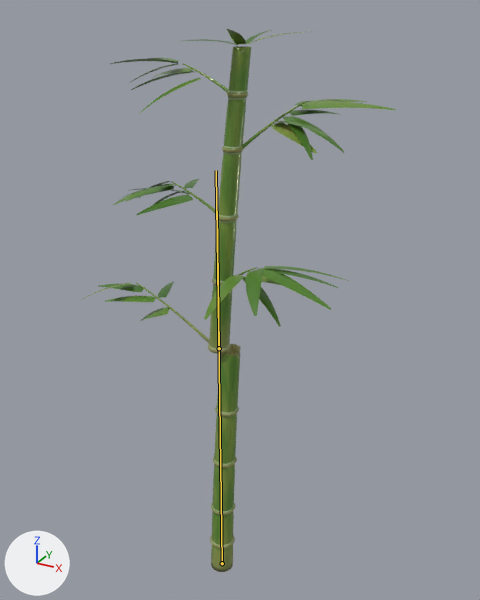
One commit to the FBX model Assets/Models/Bamboo/BambooFinal/BambooFinal.fbx: the scene before it, then after it.
One viewpoint serves both versions: a 50 mm camera at (0.696, -1.166, 1.368) aimed at (0.033, 0.041, 0.765). Every picture has the same lights, and +X, +Y and +Z are marked at lower left. The older version comes first. Both versions are drawn at frame 36 of the action 'Bamboo_Rig|Bamboo_GrowFull'; the numbers are the values there. The bones that bend it are drawn over the model as lines.

Names of what the first picture shows: 'Bamboo_Branches', 'Bamboo_Leaves', 'Bamboo_Stalk', 'Bamboo_Top'.
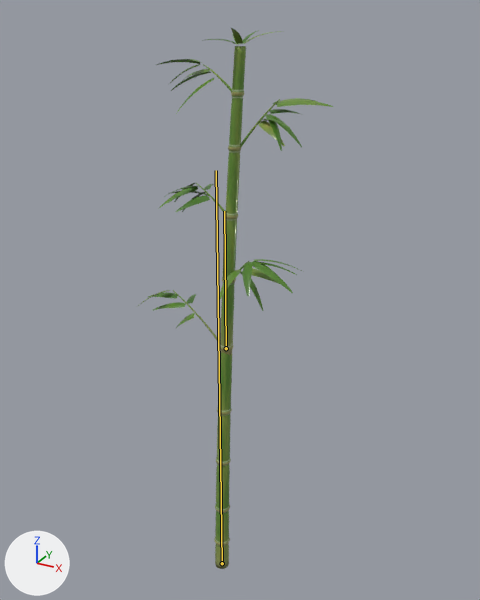
What differs and where, as boxes [x1, y1, x2, y2] in the pictures (480 x 600 px):
```json
{"object": "Bamboo_Leaves", "change": "posed", "before": [81, 29, 396, 326], "after": [138, 28, 333, 328], "on screen": "38% narrower"}
{"object": "Bamboo_Top", "change": "posed", "before": [208, 46, 251, 356], "after": [219, 46, 246, 351], "on screen": "36% narrower"}
{"object": "Bamboo_Stalk", "change": "posed", "before": [210, 344, 241, 572], "after": [214, 350, 232, 569], "on screen": "41% narrower"}
{"object": "Bamboo_Branches", "change": "posed", "before": [136, 63, 307, 343], "after": [173, 64, 280, 344], "on screen": "37% narrower"}
{"bone": "Top", "before": "(219, 348) to (217, 211)", "after": "(226, 348) to (224, 211)"}
```

The change, as JSON lines over the scene's bpy script:
```json
{"block": "bone_bottom", "where": "bone_bottom = bpy.data.objects['Bamboo_Rig'].pose.bones['Bottom']  # child of 'Root'"}
{"op": "set", "path": "bone_bottom.scale", "old": "(0.49, 0.31, 0.49)", "new": "(0.31, 0.31, 0.31)"}
{"block": "bone_top", "where": "bone_top = bpy.data.objects['Bamboo_Rig'].pose.bones['Top']  # child of 'Root'"}
{"op": "set", "path": "bone_top.location", "old": "(-0.045, -1.387, 0.03)", "new": "(-0.031, -1.387, 0.021)"}
{"op": "set", "path": "bone_top.scale", "old": "(0.49, 0.31, 0.49)", "new": "(0.31, 0.31, 0.31)"}
```
